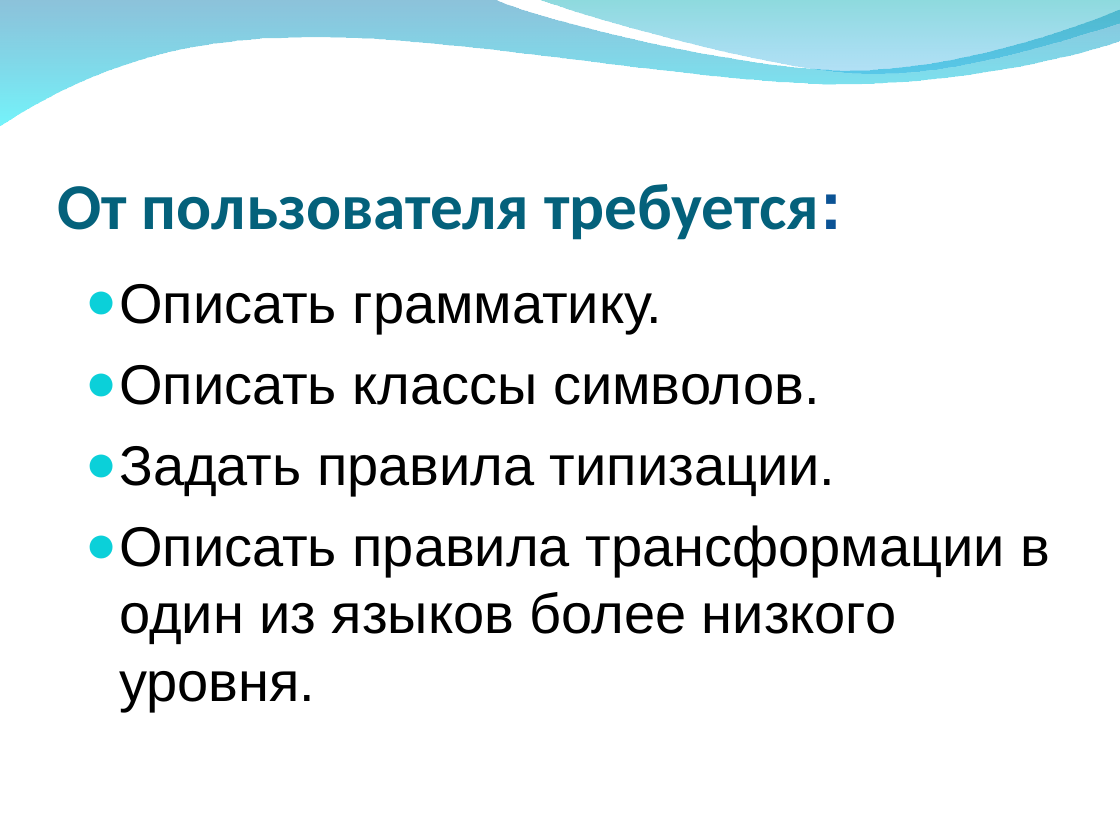
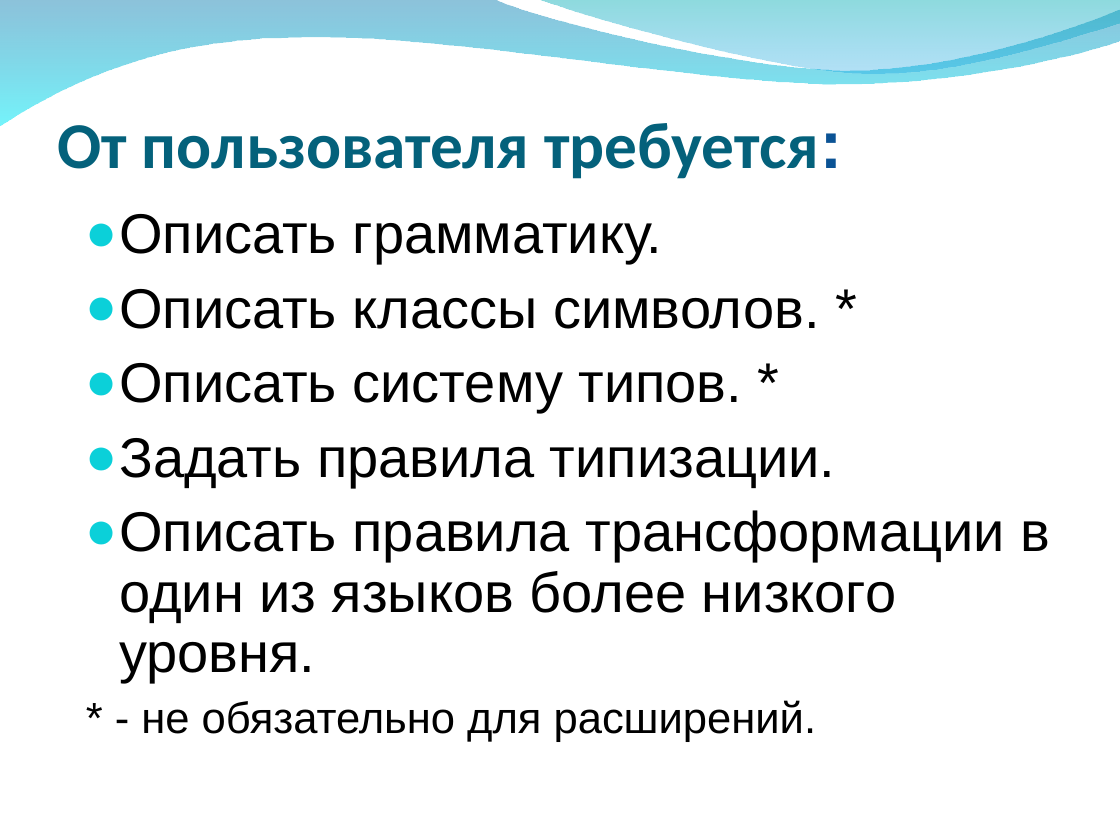
Before and after one commit to VladD2/Nemerle-Articles, a slide deck: slide 4 of N2/N2-Project/N2.ppt. Drawn at 1120x840 pixels with LibreOffice and Linux fonts; fonts in the diff are those of the drawing; background and template pictures are left out. Boxes give left, top, right and bottom in pixels: in the first picture for what was removed or moved away, otherwise in the second. Text is boxed around its words. In the diff, an @@ line names an element or a change of style, - is before the commit and + after.

```diff
--- a/N2/N2-Project/N2.ppt
+++ b/N2/N2-Project/N2.ppt
@@ title "От пользователя требуется:": place and size @@
-title "От пользователя требуется:" at (57,184,819,240)
+title "От пользователя требуется:" at (57,123,819,179)
@@ text "Описать грамматику.": place and size @@
-text "Описать грамматику." at (119,284,1050,710)
+text "Описать грамматику." at (119,214,1050,742)
@@ text at (119,214,1050,682): line spacing 1 to 0.9 @@
@@ text at (119,289,819,412): text changed @@
-● Описать классы символов.
+● Описать классы символов. *
+● Описать систему типов. *
@@ text at (141,700,816,742): paragraph added @@
+* - не обязательно для расширений.
```
Also in this commit, not shown: 18 other slides changed, 4 slides added.
